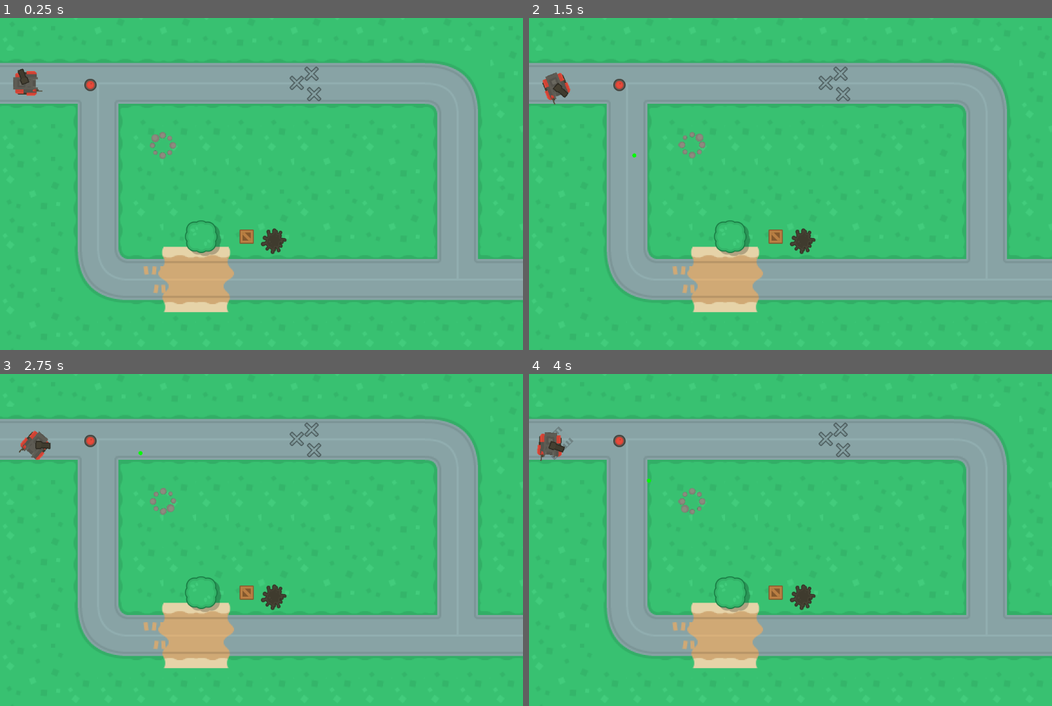
Above: before the commit, frames 1-4 (two rows, left to right).
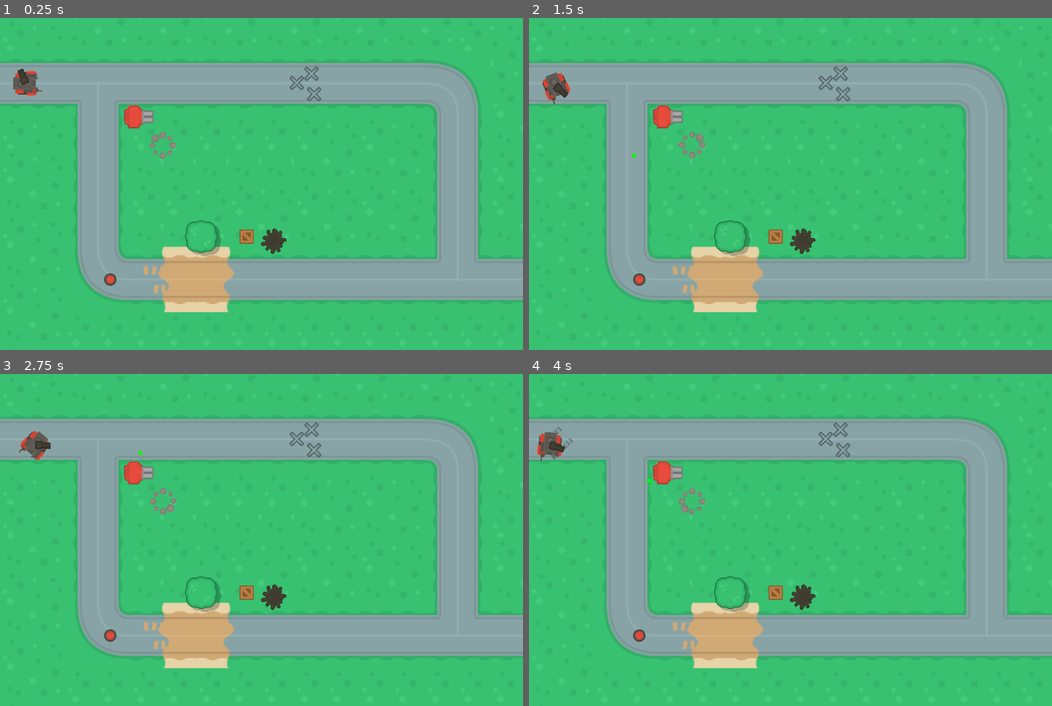
Above: after the commit, the same moments.

Repository: soapmactavish23/rogue_tank
Game: Godot game, scene res://scenes/game.tscn
Two runs of this game, one before a commit and one after it. Both use one fixed random seed, a clock stepped at 60 frames per second and the inputs below.
Inputs (mouse positions are in pixels of both pictures, inside the frame that each line leads up to):
- Up to frame 1 (0.25 s): no input
- Up to frame 2 (1.5 s): tap Enter at 0.5 s; move the mouse to (905, 167) at 0.52 s; hold Right (ui_right) 0.53-1.28 s; right-click (905, 167) at 0.6 s; move the mouse to (685, 200) at 1.27 s; hold Down (ui_down) from 1.28 s (still down); right-click (685, 200) at 1.35 s
- Up to frame 3 (2.75 s): move the mouse to (313, 466) at 2.02 s; release Down (ui_down) at 2.03 s; hold Right (ui_right) from 2.03 s (still down); right-click (313, 466) at 2.1 s
- Up to frame 4 (4 s): move the mouse to (764, 606) at 2.77 s; release Right (ui_right) at 2.78 s; hold Up (ui_up) 2.78-3.53 s; right-click (764, 606) at 2.85 s; move the mouse to (947, 589) at 3.52 s; hold Left (ui_left) from 3.53 s (still down); right-click (947, 589) at 3.6 s

The runs differ from the first frame. In frame 1, 0.5% of the frame differs, in the area x 16-30%, y 18-81%; in frame 2, 0.5%; in frame 3, 0.5%; in frame 4, 0.5%.

Commit message:
Reproduzir

Diff:
--- a/scenes/game.tscn
+++ b/scenes/game.tscn
@@ -1,14 +1,23 @@
-[gd_scene load_steps=10 format=2]
+[gd_scene load_steps=15 format=2]
 
 [ext_resource path="res://scripts/game.gd" type="Script" id=1]
 [ext_resource path="res://scenes/tank.tscn" type="PackedScene" id=2]
 [ext_resource path="res://resource/tileset.tres" type="TileSet" id=3]
 [ext_resource path="res://scenes/wind.tscn" type="PackedScene" id=4]
+[ext_resource path="res://sprites/enemies/towerDefense_tile226.png" type="Texture" id=5]
 [ext_resource path="res://scenes/treeGreen_large.tscn" type="PackedScene" id=6]
+[ext_resource path="res://sprites/enemies/towerDefense_tile250.png" type="Texture" id=7]
 [ext_resource path="res://scenes/barricadeMetal.tscn" type="PackedScene" id=8]
 [ext_resource path="res://scenes/oilSpill_large.tscn" type="PackedScene" id=9]
 [ext_resource path="res://scenes/crateWood.tscn" type="PackedScene" id=10]
 [ext_resource path="res://scenes/barrelBlack_top.tscn" type="PackedScene" id=11]
+[ext_resource path="res://scripts/turret_01.gd" type="Script" id=12]
+
+[sub_resource type="CircleShape2D" id=1]
+radius = 23.2099
+
+[sub_resource type="CircleShape2D" id=2]
+radius = 101.383
 
 [node name="game" type="Node"]
 script = ExtResource( 1 )
@@ -51,4 +60,37 @@
 collision_mask = 44
 
 [node name="barrelBlack_top" parent="." instance=ExtResource( 11 )]
-position = Vector2( 177, 131 )
+position = Vector2( 215.767, 511.908 )
+
+[node name="turret_01" type="StaticBody2D" parent="."]
+position = Vector2( 261.267, 193.504 )
+collision_layer = 10
+collision_mask = 9
+script = ExtResource( 12 )
+
+[node name="sprite" type="Sprite" parent="turret_01"]
+texture = ExtResource( 5 )
+
+[node name="poly" type="CollisionPolygon2D" parent="turret_01"]
+polygon = PoolVector2Array( -10.5079, -22.6941, -11.1032, -13.765, -18.4449, -13.9634, -19.0402, 6.67283, -11.3016, 13.4193, -10.9047, 22.7453, 9.92992, 22.5468, 10.5252, 13.2209, 19.2559, 5.48228, 19.0575, -14.1618, 11.9142, -15.1539, 9.73149, -22.6941 )
+
+[node name="cannon" type="Area2D" parent="turret_01"]
+collision_layer = 2
+collision_mask = 0
+
+[node name="sprite" type="Sprite" parent="turret_01/cannon"]
+rotation = 1.5708
+texture = ExtResource( 7 )
+offset = Vector2( -0.160278, -11.3925 )
+
+[node name="shape" type="CollisionShape2D" parent="turret_01/cannon"]
+shape = SubResource( 1 )
+
+[node name="sensor" type="Area2D" parent="turret_01"]
+collision_layer = 0
+
+[node name="shape" type="CollisionShape2D" parent="turret_01/sensor"]
+shape = SubResource( 2 )
+
+[connection signal="body_entered" from="turret_01/sensor" to="turret_01" method="_on_sensor_body_entered"]
+[connection signal="body_exited" from="turret_01/sensor" to="turret_01" method="_on_sensor_body_exited"]
--- a/scenes/mg_bullet.tscn
+++ b/scenes/mg_bullet.tscn
@@ -4,35 +4,20 @@
 [ext_resource path="res://sprites/shotThin.png" type="Texture" id=2]
 
 [sub_resource type="CircleShape2D" id=1]
-
-custom_solver_bias = 0.0
 radius = 5.38507
 
 [node name="mg_bullet" type="Area2D"]
+collision_layer = 8
+collision_mask = 23
+script = ExtResource( 1 )
 
-input_pickable = true
-gravity_vec = Vector2( 0, 1 )
-gravity = 98.0
-linear_damp = 0.1
-angular_damp = 1.0
-collision_layer = 8
-collision_mask = 21
-audio_bus_override = false
-audio_bus_name = "Master"
-script = ExtResource( 1 )
-_sections_unfolded = [ "Collision" ]
-
-[node name="sprite" type="Sprite" parent="." index="0"]
-
+[node name="sprite" type="Sprite" parent="."]
 rotation = 1.5708
 texture = ExtResource( 2 )
-_sections_unfolded = [ "Transform" ]
 
-[node name="shape" type="CollisionShape2D" parent="." index="1"]
-
+[node name="shape" type="CollisionShape2D" parent="."]
 position = Vector2( 7.45373, 0 )
 shape = SubResource( 1 )
 
 [connection signal="area_entered" from="." to="." method="_on_mg_bullet_area_entered"]
-
 [connection signal="body_entered" from="." to="." method="_on_mg_bullet_body_entered"]
--- /dev/null
+++ b/scripts/turret_01.gd
@@ -0,0 +1,18 @@
+extends StaticBody2D
+
+var bodies = []
+
+func _process(delta):
+	print(bodies.size())
+	if bodies.size():
+		$cannon.look_at(bodies[0].global_position)
+
+
+func _on_sensor_body_entered(body):
+	if(body is KinematicBody2D):
+		bodies.append(body)
+
+func _on_sensor_body_exited(body):
+	var index = bodies.find(body)
+	if index >= 0:
+		bodies.remove(index)
Binary file added: sprites/enemies/towerDefense_tile019.png
Not shown, added: sprites/enemies/towerDefense_tile019.png.import
Binary file added: sprites/enemies/towerDefense_tile020.png
Not shown, added: sprites/enemies/towerDefense_tile020.png.import
Binary file added: sprites/enemies/towerDefense_tile021.png
Not shown, added: sprites/enemies/towerDefense_tile021.png.import
Binary file added: sprites/enemies/towerDefense_tile130.png
Not shown, added: sprites/enemies/towerDefense_tile130.png.import
Binary file added: sprites/enemies/towerDefense_tile131.png
Not shown, added: sprites/enemies/towerDefense_tile131.png.import
Binary file added: sprites/enemies/towerDefense_tile132.png
Not shown, added: sprites/enemies/towerDefense_tile132.png.import
(and 66 more such lines)
